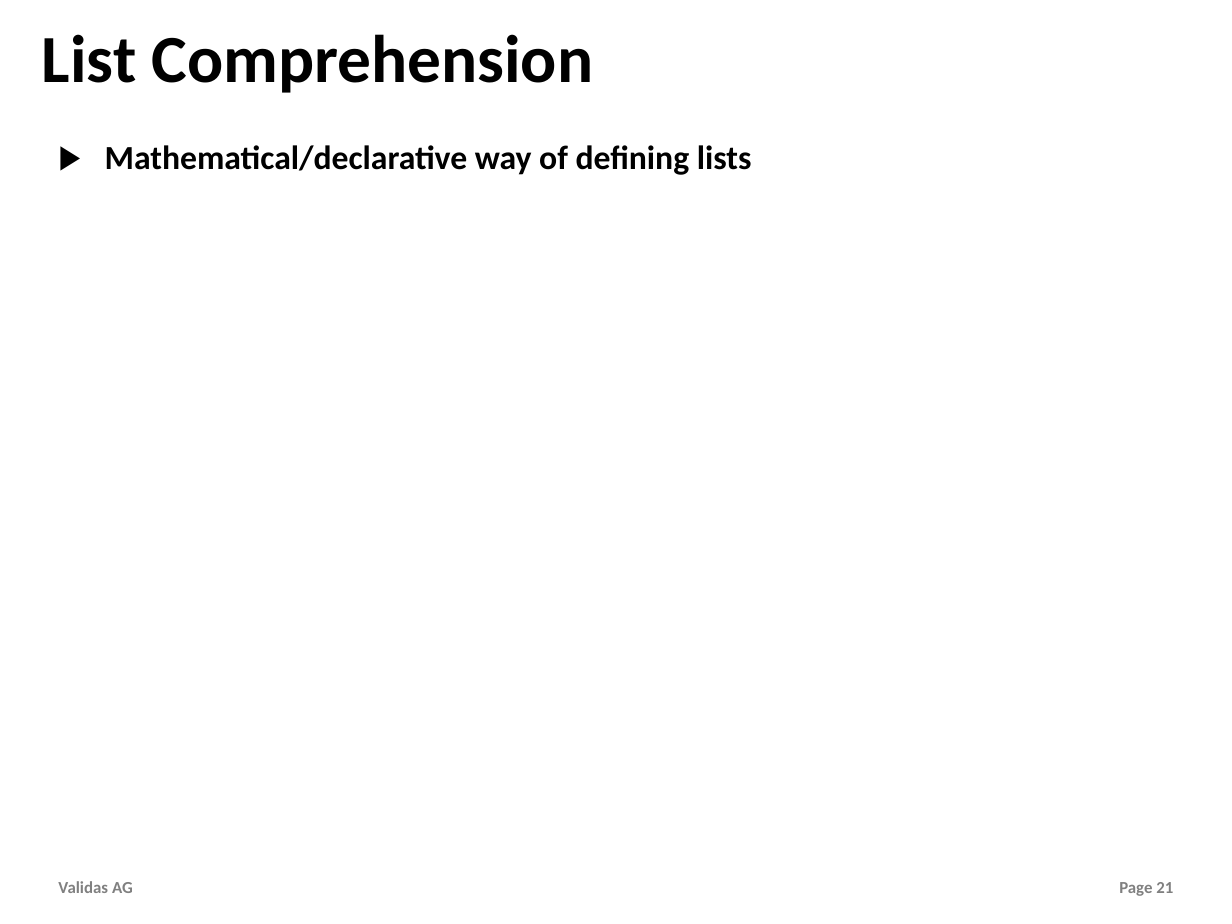
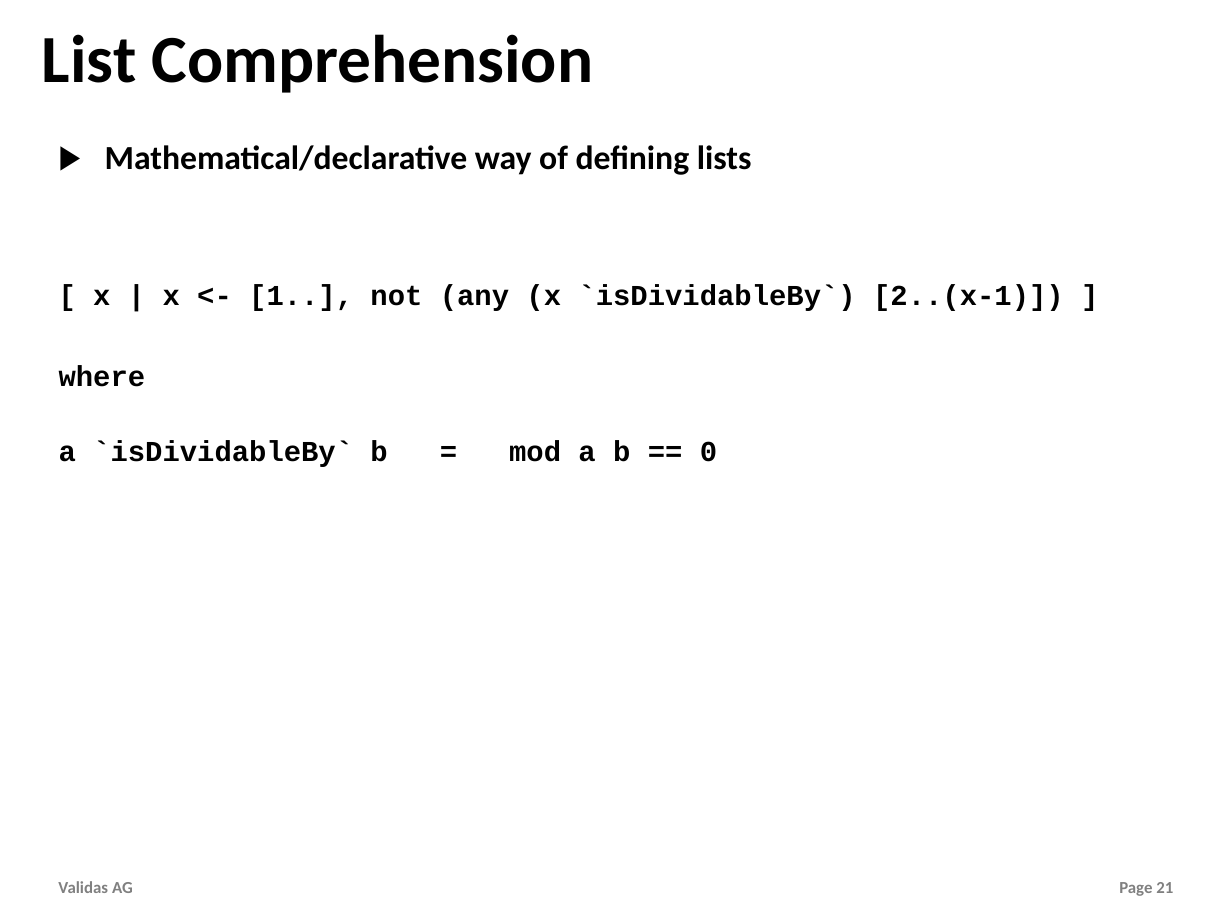
Before and after one commit to theoremprover/tvg, a slide deck: slide 21 of Vortraege/Towards_Haskell.pptx. Drawn at 1232x924 pixels with LibreOffice and Linux fonts; fonts in the diff are those of the drawing; background and template pictures are left out. Boxes give left, top, right and bottom in pixels: in the first picture for what was removed or moved away, otherwise in the second. Text is boxed around its words. In the diff, an @@ line names an element or a change of style, - is before the commit and + after.

```diff
--- a/Vortraege/Towards_Haskell.pptx
+++ b/Vortraege/Towards_Haskell.pptx
@@ text at (59, 285, 1064, 467): paragraphs added @@
+[ x | x <- [1..], not (any (x `isDividableBy`) [2..(x-1)]) ]
+where
+a `isDividableBy` b = mod a b == 0
```
Also in this commit, not shown: 3 other slides changed.
